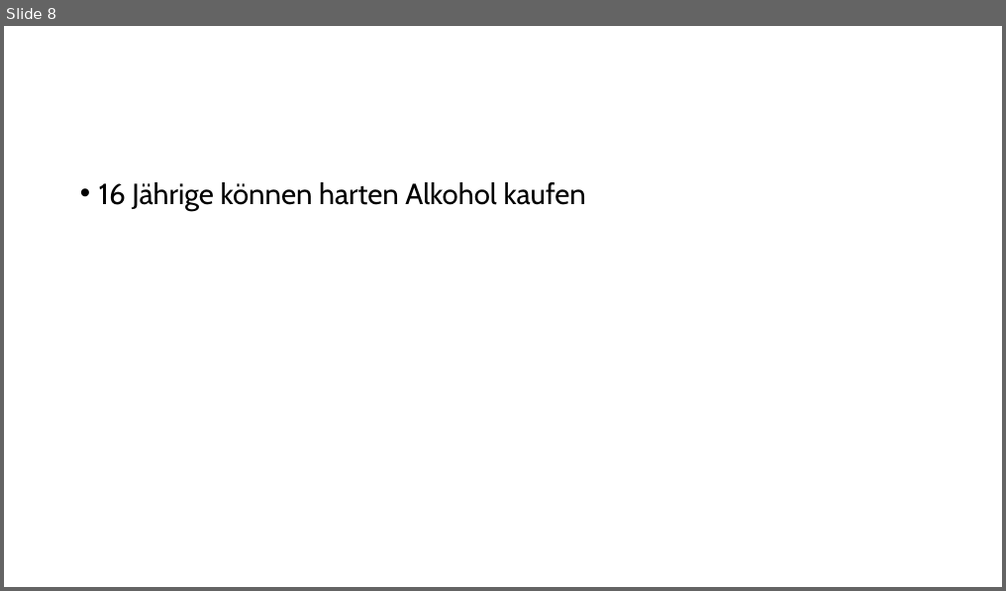
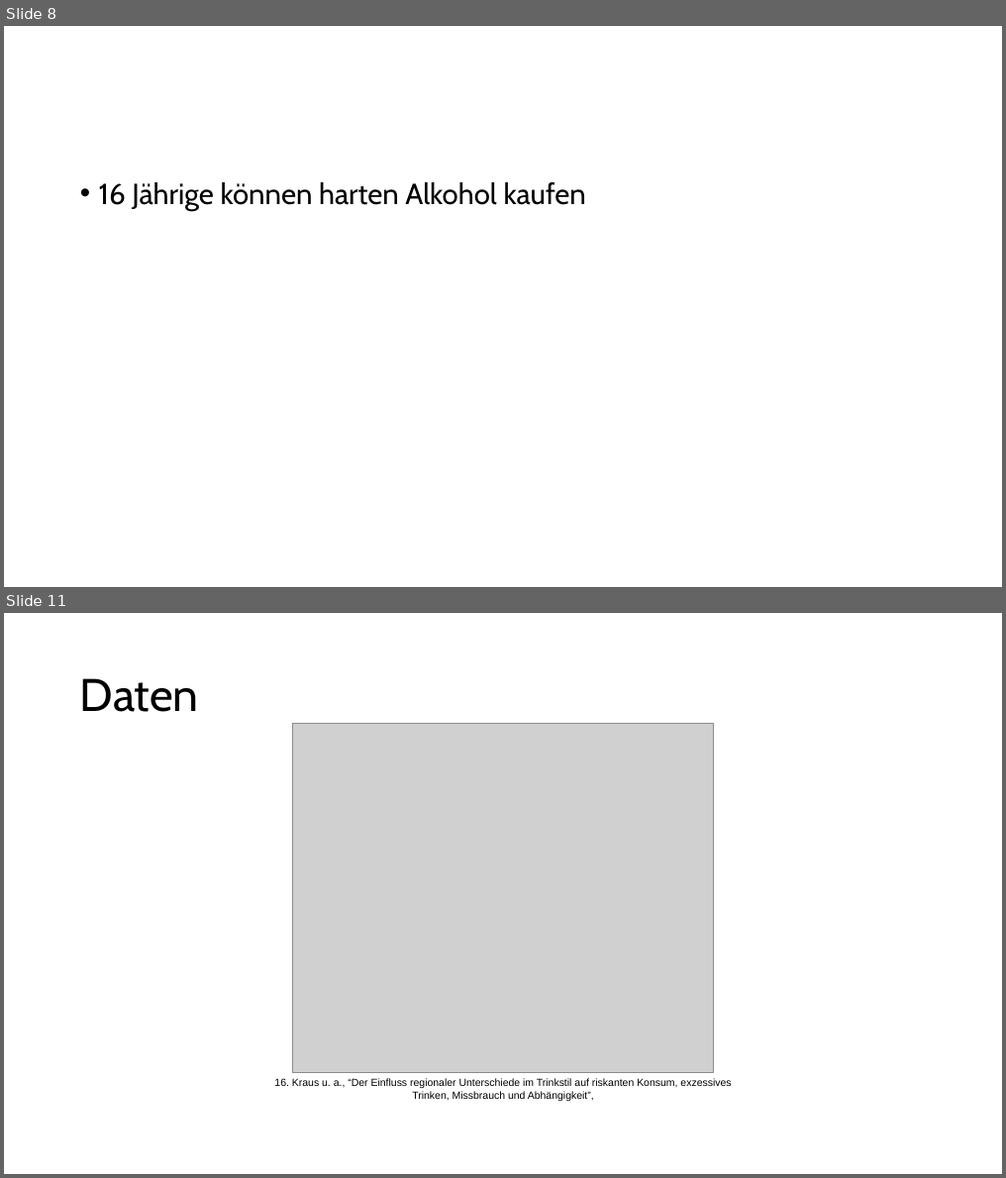
Before and after one commit to Bergschaf/Seminarkurs, a slide deck: präsi/Präsentation.odp. Shown one above the other, each under a label of ours: slide 8 before the commit, slides 8 and 11 after it; the slides between them are not shown. The pictures are 1006x591 and 1006x1178 pixels, drawn with LibreOffice and Linux fonts; fonts in the diff are those of the drawing; grey boxes stand for pictures. Boxes give left, top, right and bottom in pixels: in the first picture for what was removed or moved away, otherwise in the second. Text is boxed around its words. In the diff, an @@ line names an element or a change of style, - is before the commit and + after.

```diff
--- a/präsi/Präsentation.odp
+++ b/präsi/Präsentation.odp
@@ slide 11 added at <box>4,613,1002,1174</box>, background #FFFFFF @@
@@ title added at <box>80,678,199,712</box>, 44 pt, text #000000 @@
+Daten
@@ picture added at <box>292,723,714,1072</box> @@
@@ text added at <box>274,1078,731,1101</box>, 10 pt, text #000000 @@
+16. Kraus u. a., “Der Einfluss regionaler Unterschiede im Trinkstil auf riskanten Konsum, exzessives
+Trinken, Missbrauch und Abhängigkeit”,
```
Also in this commit, not shown: 1 slide changed, 12 other slides added, 5 slides removed.
